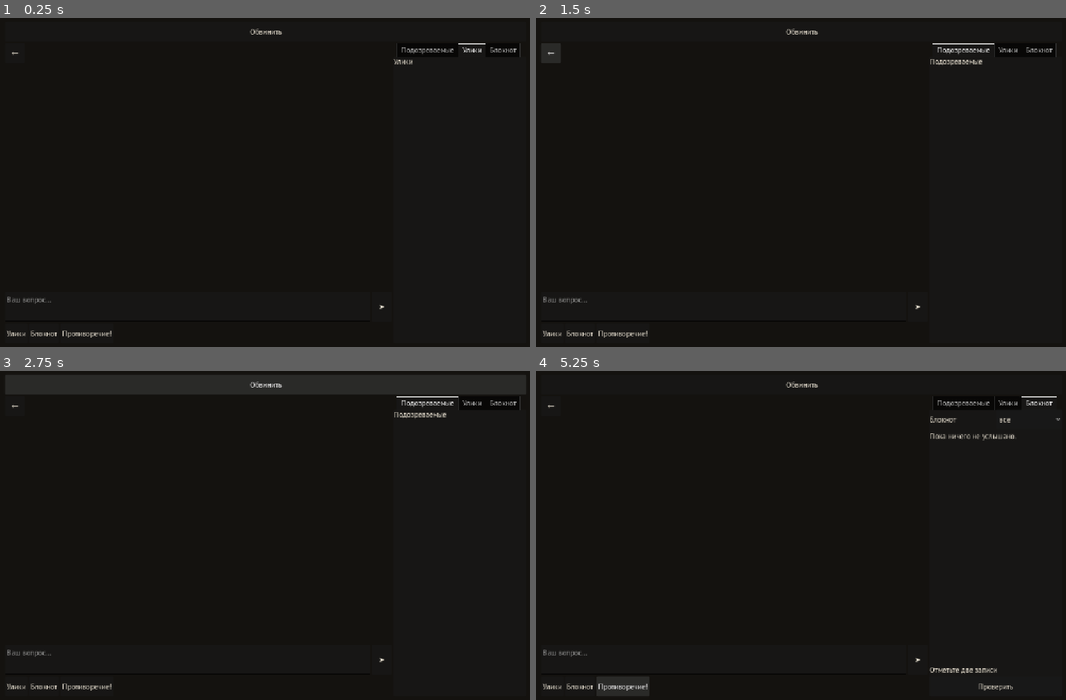
Above: before the commit, frames 1-4 (two rows, left to right).
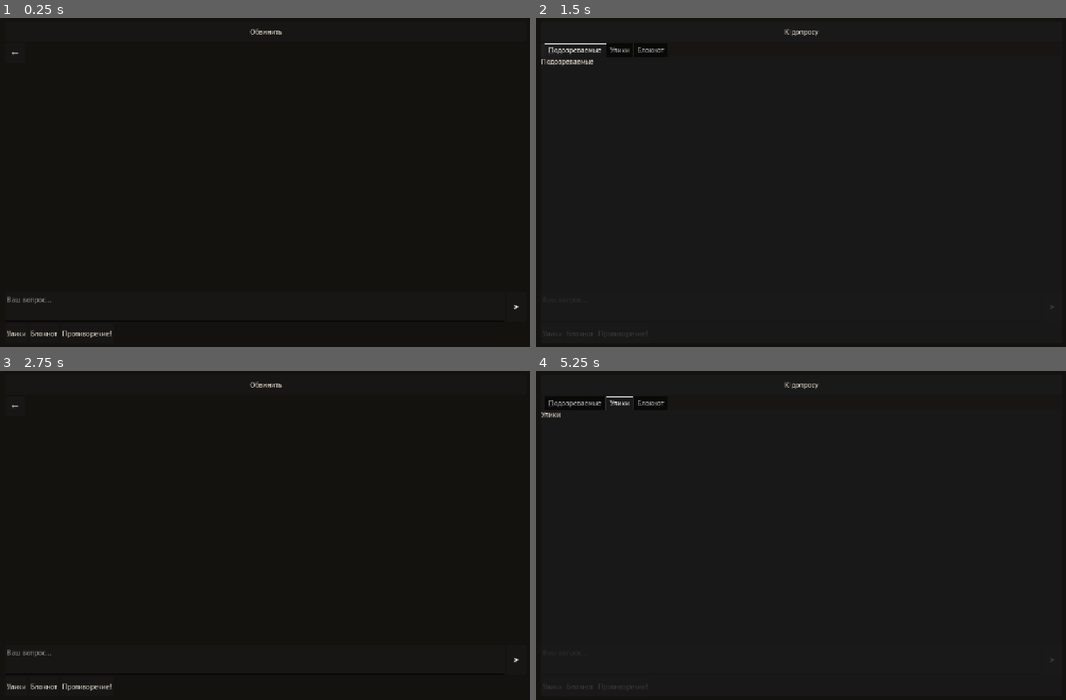
Above: after the commit, the same moments.

Repository: o5wtf/-
Game: Godot game, scene res://ui/screens/investigation.tscn
Two runs of this game, one before a commit and one after it. Both use one fixed random seed, a clock stepped at 60 frames per second and the inputs below. This scene is started directly instead of the project's main scene.
Inputs (mouse positions are in pixels of both pictures, inside the frame that each line leads up to):
- Up to frame 1 (0.25 s): no input
- Up to frame 2 (1.5 s): click "Обвинить" at 0.5 s; click "←" at 1.25 s
- Up to frame 3 (2.75 s): click (265, 384) at 2 s, where only the run after the commit has a clickable "К допросу"
- Up to frame 4 (5.25 s): click "➤" at 2.75 s; click "Улики" at 3.5 s; click "Блокнот" at 4.25 s; click "Противоречие!" at 5 s

The runs differ from the first frame. In frame 1, 0.3% of the frame differs, in the area x 71-99%, y 7-89%; in frame 2, 1.0%; in frame 3, 0.4%; in frame 4, 1.2%, in the area x 1-99%, y 3-98%.

Commit message:
Портрет: масштаб 1:1 и чат на всю ширину
В книжной ориентации текст и кнопки больше не уменьшаются вместе с базой 1280.
Панель подозреваемых, улик и блокнота открывается поверх чата, альбом не меняется.

Co-authored-by: o5wtf <o5wtf@users.noreply.github.com>

Diff:
--- a/src/main.gd
+++ b/src/main.gd
@@ -3,12 +3,15 @@
 const BUILTIN_CASE := "res://cases/rain_over_shadow.json"
 
 var _screen: Control = null
+var _scale_factor := -1.0
 
 
 func _ready() -> void:
 	UiWidgets.fill(self)
 	if OS.get_name() == "Windows":
 		DisplayServer.window_set_min_size(Vector2i(1024, 640))
+	get_window().size_changed.connect(_apply_content_scale)
+	_apply_content_scale()
 	_apply_theme()
 	show_menu()
 
@@ -77,6 +80,15 @@
 	show_briefing()
 
 
+func _apply_content_scale() -> void:
+	var window := get_window()
+	var factor := UiLayout.content_scale_factor_for(Vector2(window.size))
+	if is_equal_approx(factor, _scale_factor):
+		return
+	_scale_factor = factor
+	window.content_scale_factor = factor
+
+
 func _apply_theme() -> void:
 	theme = NoirTheme.make(SettingsStore.load_current().text_scale)
 
--- a/tests/manual/capture_ui.gd
+++ b/tests/manual/capture_ui.gd
@@ -49,6 +49,9 @@
 	_select_tab(main, "Улики")
 	await process_frame
 	await _shot(folder, "evidence")
+	var drawer := main.find_child("Drawer", true, false) as CanvasItem
+	if drawer != null:
+		drawer.visible = false
 	var prompt := main.find_child("PromptField", true, false) as TextEdit
 	var chat: Node = main.find_child("Interrogation", true, false)
 	if prompt != null and chat != null:
@@ -74,6 +77,9 @@
 
 
 func _select_tab(main: Node, title: String) -> void:
+	var drawer := main.find_child("Drawer", true, false) as CanvasItem
+	if drawer != null:
+		drawer.visible = true
 	var side := main.find_child("SideTabs", true, false) as TabContainer
 	if side == null:
 		return
--- a/tests/test_ui_smoke.gd
+++ b/tests/test_ui_smoke.gd
@@ -31,6 +31,15 @@
 			assert_true(continue_button != null)
 			assert_false(continue_button.visible)
 		node.free()
+
+
+func test_portrait_scale_keeps_physical_size() -> void:
+	var base := UiLayout.BASE_SIZE
+	assert_true(absf(UiLayout.content_scale_factor_for(Vector2(1280, 800)) - 1.0) < 0.001)
+	assert_true(absf(UiLayout.content_scale_factor_for(Vector2(1920, 1080)) - 1.0) < 0.001)
+	var factor := UiLayout.content_scale_factor_for(Vector2(800, 1280))
+	var fit := minf(800.0 / base.x, 1280.0 / base.y)
+	assert_true(absf(factor * fit - 1.0) < 0.001)
 
 
 func test_layout_modes_skip_phone() -> void:
--- a/ui/layout.gd
+++ b/ui/layout.gd
@@ -1,12 +1,26 @@
 class_name UiLayout
 extends RefCounted
-## Широкая раскладка — планшет лёжа и окно Windows. Средняя — планшет стоя.
+## Широкая раскладка — планшет лёжа и окно Windows. Портрет — чат на всю ширину.
 ## Узкий телефон не делается.
-## При stretch/expand логическая ширина не падает ниже базы 1280, поэтому
-## портрет определяется по размеру окна, а не по ширине вьюпорта.
+## База проекта 1280×800. В альбоме stretch/expand не трогаем.
+## В портрете множитель возвращает масштаб к 1, чтобы текст и кнопки
+## остались того же физического размера, что и лёжа.
+
+const BASE_SIZE := Vector2(1280, 800)
 
 
 static func mode_for_size(size: Vector2) -> String:
 	if size.x < 1000.0 or size.y > size.x:
 		return "medium"
 	return "wide"
+
+
+static func content_scale_factor_for(window_size: Vector2) -> float:
+	if window_size.x < 2.0 or window_size.y < 2.0:
+		return 1.0
+	if window_size.y <= window_size.x:
+		return 1.0
+	var fit := minf(window_size.x / BASE_SIZE.x, window_size.y / BASE_SIZE.y)
+	if fit <= 0.001:
+		return 1.0
+	return 1.0 / fit
--- a/ui/screens/investigation.gd
+++ b/ui/screens/investigation.gd
@@ -5,6 +5,7 @@
 
 var _body: HBoxContainer
 var _side: TabContainer
+var _drawer: Control
 var _top_accuse: Button
 var _bottom: HBoxContainer
 var _suspects: Control
@@ -27,9 +28,13 @@
 	margin.name = "SafeMargin"
 	UiWidgets.fill(margin)
 	add_child(margin)
+	var stack := Control.new()
+	stack.size_flags_horizontal = Control.SIZE_EXPAND_FILL
+	stack.size_flags_vertical = Control.SIZE_EXPAND_FILL
+	margin.add_child(stack)
 	var column := VBoxContainer.new()
-	UiWidgets.fill(column)
-	margin.add_child(column)
+	column.set_anchors_and_offsets_preset(Control.PRESET_FULL_RECT)
+	stack.add_child(column)
 	_top_accuse = UiWidgets.button(UiStrings.ACCUSE, "TopAccuseButton")
 	_top_accuse.pressed.connect(func() -> void: accuse_pressed.emit())
 	column.add_child(_top_accuse)
@@ -63,6 +68,19 @@
 	var menu := UiWidgets.button(UiStrings.MENU, "MenuButton")
 	menu.pressed.connect(func() -> void: menu_pressed.emit())
 	_bottom.add_child(menu)
+	_drawer = PanelContainer.new()
+	_drawer.name = "Drawer"
+	_drawer.visible = false
+	_drawer.set_anchors_and_offsets_preset(Control.PRESET_FULL_RECT)
+	_drawer.mouse_filter = Control.MOUSE_FILTER_STOP
+	stack.add_child(_drawer)
+	var drawer_box := VBoxContainer.new()
+	drawer_box.size_flags_horizontal = Control.SIZE_EXPAND_FILL
+	drawer_box.size_flags_vertical = Control.SIZE_EXPAND_FILL
+	_drawer.add_child(drawer_box)
+	var close := UiWidgets.button(UiStrings.TO_CHAT, "CloseDrawerButton")
+	close.pressed.connect(func() -> void: _drawer.visible = false)
+	drawer_box.add_child(close)
 	_suspects.agent_chosen.connect(_on_agent)
 	_chat.evidence_requested.connect(func() -> void: _show_tab(_evidence))
 	_chat.notebook_requested.connect(func() -> void: _show_tab(_notebook))
@@ -92,22 +110,34 @@
 	var mode := UiLayout.mode_for_size(Vector2(DisplayServer.window_get_size()))
 	var keyboard := maxi(_keyboard_height(), 0)
 	_apply_safe_area(keyboard)
-	if mode == "wide" and keyboard < 80:
+	var wide := mode == "wide" and keyboard < 80
+	if wide:
+		_drawer.visible = false
 		_top_accuse.visible = false
 		_bottom.visible = true
+		_side.custom_minimum_size = Vector2(320, 0)
+		_side.size_flags_horizontal = Control.SIZE_FILL
+		_suspects.visible = true
+		_side.visible = true
 		_park(_suspects, _body, 0)
-		_side.visible = true
+		_park(_side, _body, 99)
 		_chat.set_back_visible(false)
 	else:
+		if _mode != "medium":
+			_drawer.visible = false
 		_top_accuse.visible = true
 		_bottom.visible = false
+		_side.custom_minimum_size = Vector2(0, 0)
+		_side.size_flags_horizontal = Control.SIZE_EXPAND_FILL
+		_side.size_flags_vertical = Control.SIZE_EXPAND_FILL
+		_side.visible = true
 		_park(_suspects, _side, 0)
-		_side.set_tab_title(0, "Подозреваемые")
-		_side.visible = keyboard < 80
+		var drawer_box := _drawer.get_child(0)
+		_park(_side, drawer_box, 99)
 		_chat.set_back_visible(true)
 	if _side.get_tab_count() > 0:
 		_retitle_side()
-	_mode = mode
+	_mode = "wide" if wide else "medium"
 
 
 func _retitle_side() -> void:
@@ -122,20 +152,27 @@
 
 
 func _park(node: Control, parent: Node, index: int) -> void:
-	if node.get_parent() == parent and node.get_index() == index:
-		return
 	if node.get_parent() != parent:
 		node.reparent(parent)
-	if node.get_index() != index and index < parent.get_child_count():
-		parent.move_child(node, index)
+	var last := parent.get_child_count() - 1
+	var target := mini(index, last)
+	if target < 0:
+		target = 0
+	if node.get_index() != target:
+		parent.move_child(node, target)
 
 
 func _show_tab(node: Control) -> void:
-	if node == _suspects and node.get_parent() != _side:
-		return
+	_apply_layout()
 	if node.get_parent() != _side:
 		return
+	var portrait := _mode != "wide"
+	if portrait and _drawer.visible and _side.current_tab == node.get_index():
+		_drawer.visible = false
+		return
 	_side.current_tab = node.get_index()
+	if portrait:
+		_drawer.visible = true
 
 
 func _open_contradiction() -> void:
@@ -146,6 +183,8 @@
 func _present_from_board(evidence_id: String) -> void:
 	if _chat.agent_id == "":
 		return
+	if _mode != "wide":
+		_drawer.visible = false
 	await _chat._confirm_from_board(evidence_id)
 
 
@@ -155,6 +194,8 @@
 	_evidence.agent_id = agent_id
 	_evidence.refresh()
 	_suspects.refresh(agent_id, _news_map())
+	if _mode != "wide":
+		_drawer.visible = false
 
 
 func _select_initial_agent() -> void:
--- a/ui/strings.gd
+++ b/ui/strings.gd
@@ -45,6 +45,7 @@
 const DAMAGED := "Дело повреждено"
 const VICTORY := "Дело раскрыто"
 const TO_MENU := "В меню"
+const TO_CHAT := "К допросу"
 const WRONG_KILLER := "Неверный подозреваемый"
 const WRONG_MOTIVE := "Неверный мотив"
 const WRONG_METHOD := "Неверный способ"
Not shown, changed: docs/UI_PROTOTYPE.md
